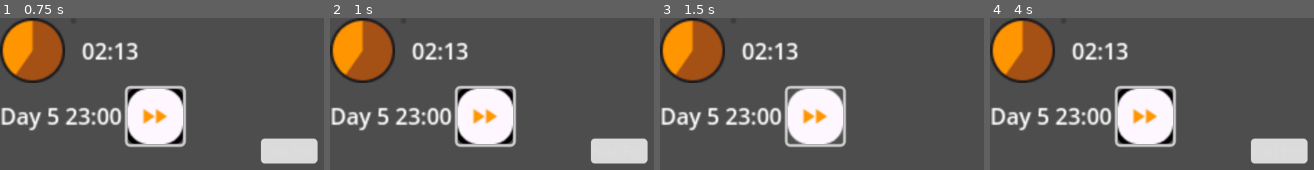
Above: before the commit, frames 1-4 (left to right).
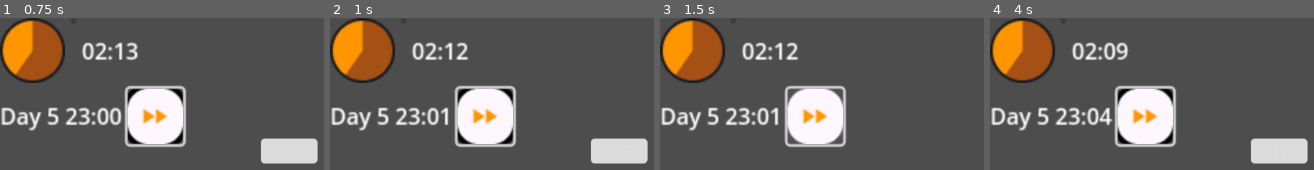
Above: after the commit, the same moments.

Repository: carabowes/Luscinia
Game: Godot game, scene res://scenes/level.tscn
Two runs of this game, one before a commit and one after it. Both use one fixed random seed, a clock stepped at 60 frames per second and the inputs below.
Inputs (mouse positions are in pixels of both pictures, inside the frame that each line leads up to):
- Up to frame 1 (0.75 s): click (155, 116) at 0.5 s
- Up to frame 2 (1 s): no input
- Up to frame 3 (1.5 s): click (948, 151) at 1.27 s; type "12" at 1.35 s
- Up to frame 4 (4 s): click (1145, 116) at 2 s; click (1145, 116) at 2.75 s; tap Enter at 3.5 s

Frame 1 is identical in both runs. In frame 2, 0.5% of the frame differs, in the area x 33-43%, y 18-71%; in frame 3, 0.5%; in frame 4, 0.8%, in the area x 33-43%, y 16-71%.

Commit message:
Timer countdown issue. Closes #64

Diff:
--- a/luscinia/scenes/ui_control.gd
+++ b/luscinia/scenes/ui_control.gd
@@ -20,6 +20,8 @@
 	"you discovered an underground cave exposed by the earthquake."
 ]
 
+var second_accumulator = 0
+
 
 func _ready():
 
@@ -72,6 +74,36 @@
 	update_timer_ui()
 
 	set_process(true)
+
+
+func _process(delta):
+	var timer_bar = get_node("VBoxContainer/HBoxContainer1/TimerBar")
+	var timer_label = get_node("VBoxContainer/HBoxContainer1/TimerLabel")
+	var clock_label = get_node("VBoxContainer/HBoxContainer2/ClockLabel")
+	var day_label = get_node("VBoxContainer/HBoxContainer2/DayLabel")
+
+	second_accumulator += delta
+	if second_accumulator >= 1:  # 1 real-world second passed
+		second_accumulator -= 1  # Reset accumulator
+
+		# Countdown timer logic
+		if current_time_left > 0:
+			current_time_left -= 1
+			timer_bar.value = current_time_left
+			timer_label.text = format_time_with_seconds(current_time_left)
+
+		# In-game clock logic
+		in_game_minutes += 1
+		if in_game_minutes >= 60:  # Handle minute overflow
+			in_game_minutes -= 60
+			in_game_hours += 1
+			if in_game_hours >= 24:  # Handle hour overflow
+				in_game_hours -= 24
+				day_counter += 1
+				day_label.text = "Day %d" % day_counter
+
+		# Update clock display
+		clock_label.text = "%02d:%02d" % [in_game_hours, in_game_minutes]
 
 
 # Displays the popup for entering a custom time to skip
@@ -110,7 +142,7 @@
 		timer_bar.value = current_time_left
 		timer_label.text = format_time_with_seconds(current_time_left)
 
-	# Adjust the in-game cloc
+	# Adjust the in-game clock
 	in_game_minutes += skip_minutes
 	while in_game_minutes >= 60:  # Handle hour overflow
 		in_game_minutes -= 60
